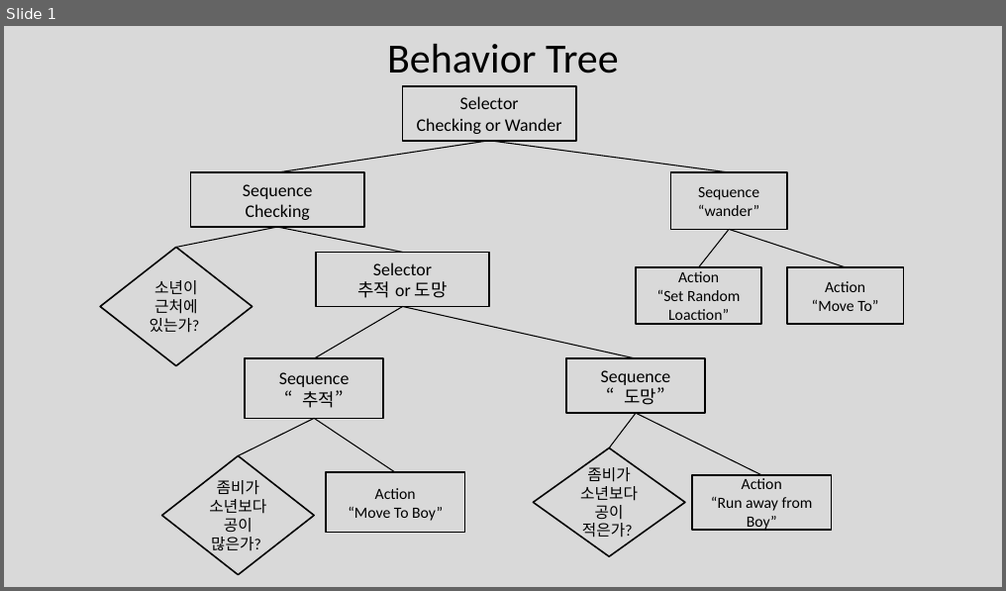
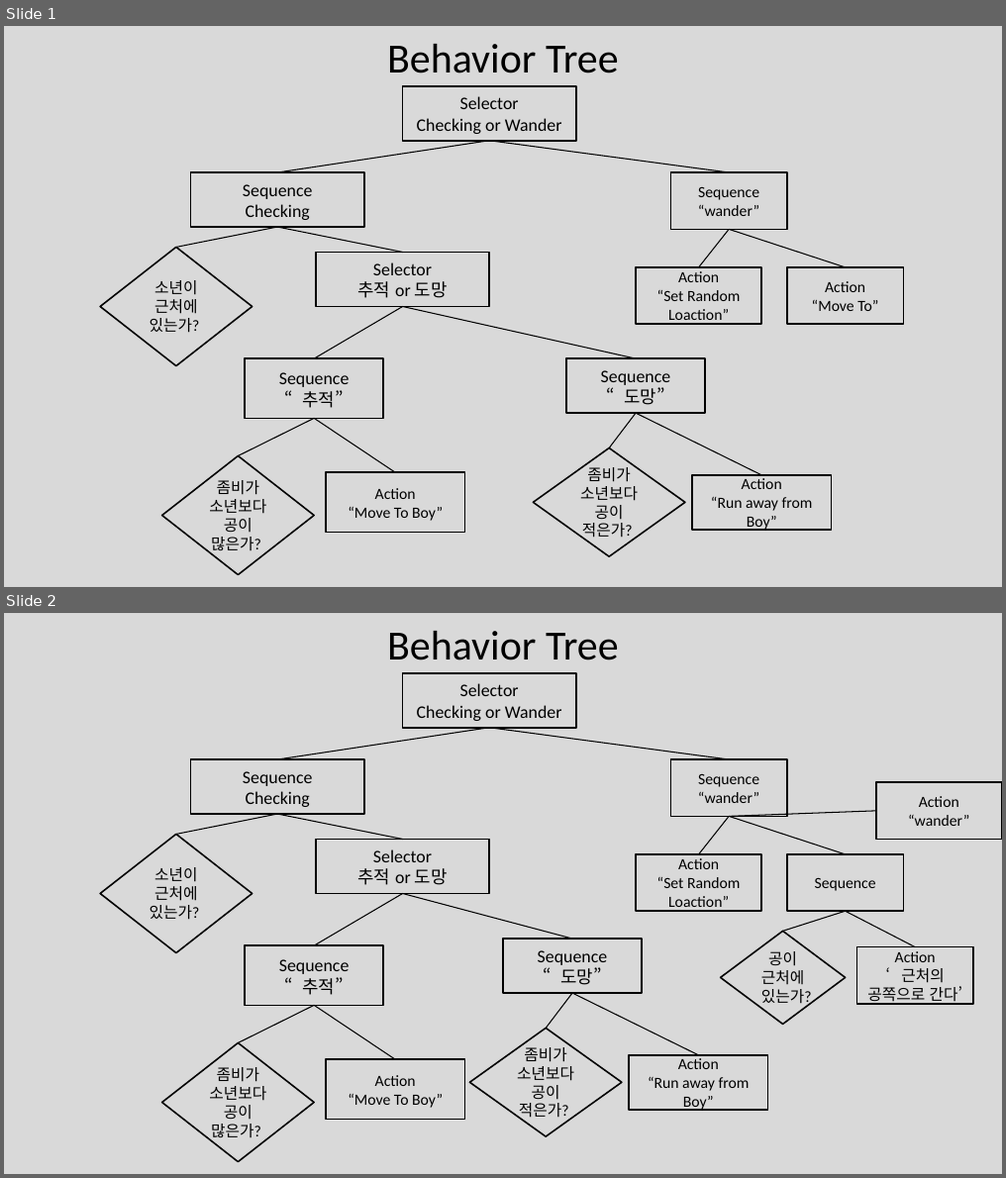
Before and after one commit to 2021180048/Drill13, a slide deck: ppt/Behavior Tree.pptx. Shown one above the other, each under a label of ours: slide 1 before the commit, slides 1 and 2 after it. The pictures are 1006x591 and 1006x1178 pixels, drawn with LibreOffice and Linux fonts; fonts in the diff are those of the drawing. Boxes give left, top, right and bottom in pixels: in the first picture for what was removed or moved away, otherwise in the second. Text is boxed around its words. In the diff, an @@ line names an element or a change of style, - is before the commit and + after.

Commit message:
ppt 수정

```diff
--- a/ppt/Behavior Tree.pptx
+++ b/ppt/Behavior Tree.pptx
@@ slide 2 added at [4,613,1002,1174], background #D9D9D9 @@
@@ title added at [387,631,619,661], 40 pt, text #000000 @@
+Behavior Tree
@@ rectangle added at [403,672,576,728], outline #000000 1.5 pt, 17 pt, text #000000 @@
+Selector
+Checking or Wander
@@ line added from (277, 760) to (489, 728), #000000 1 pt @@
@@ line added from (489, 728) to (729, 760), #000000 1 pt @@
@@ rectangle added at [191,760,364,814], outline #000000 1.5 pt, 17 pt, text #000000 @@
+Sequence
+Checking
@@ rectangle added at [671,760,787,817], outline #000000 1.5 pt, 15 pt, text #000000 @@
+Sequence
+“wander”
@@ rectangle added at [876,782,1002,839], outline #000000 1.5 pt, 15 pt, text #000000 @@
+Action
+“wander”
@@ line added from (176, 835) to (277, 814), #000000 1 pt @@
@@ line added from (403, 839) to (277, 814), #000000 1 pt @@
@@ line added from (729, 817) to (699, 855), #000000 1 pt @@
@@ line added from (729, 817) to (846, 855), #000000 1 pt @@
@@ line added from (729, 817) to (876, 811), #000000 1 pt @@
@@ diamond added at [101,835,252,954], outline #000000 1.5 pt, 15 pt, text #000000 @@
+소년이 근처에 있는가?
@@ rectangle added at [316,839,490,894], outline #000000 1.5 pt, 17 pt, text #000000 @@
+Selector
+추적 or 도망
@@ rectangle added at [636,855,761,912], outline #000000 1.5 pt, 15 pt, text #000000 @@
+Action
+“Set Random Loaction”
@@ rectangle added at [787,855,903,912], outline #000000 1.5 pt, 15 pt, text #000000 @@
+Sequence
@@ line added from (314, 947) to (403, 894), #000000 1 pt @@
@@ line added from (572, 939) to (403, 894), #000000 1 pt @@
@@ rectangle added at [503,939,642,993], outline #000000 1.5 pt, 17 pt, text #000000 @@
+Sequence
+“도망”
@@ diamond added at [721,931,846,1024], outline #000000 1.5 pt, 15 pt, text #000000 @@
+공이 근처에 있는가?
@@ line added from (846, 911) to (783, 931), #000000 1 pt @@
@@ line added from (846, 911) to (915, 948), #000000 1 pt @@
@@ rectangle added at [245,947,383,1006], outline #000000 1.5 pt, 17 pt, text #000000 @@
+Sequence
+“추적”
@@ rectangle added at [857,948,973,1004], outline #000000 1.5 pt, 15 pt, text #000000 @@
+Action
+‘근처의 공쪽으로 간다’
@@ line added from (572, 993) to (546, 1029), #000000 1 pt @@
@@ line added from (572, 993) to (699, 1056), #000000 1 pt @@
@@ line added from (314, 1005) to (239, 1044), #000000 1 pt @@
@@ line added from (314, 1005) to (395, 1059), #000000 1 pt @@
@@ diamond added at [162,1044,314,1162], outline #000000 1.5 pt, 15 pt, text #000000 @@
+좀비가 소년보다 공이 많은가?
@@ diamond added at [469,1029,622,1137], outline #000000 1.5 pt, 15 pt, text #000000 @@
+좀비가 소년보다 공이 적은가?
@@ rectangle added at [629,1056,767,1110], outline #000000 1.5 pt, 15 pt, text #000000 @@
+Action
+“Run away from Boy”
@@ rectangle added at [326,1059,464,1120], outline #000000 1.5 pt, 15 pt, text #000000 @@
+Action
+“Move To Boy”
```
Also in this commit, not shown: 1 other file.
